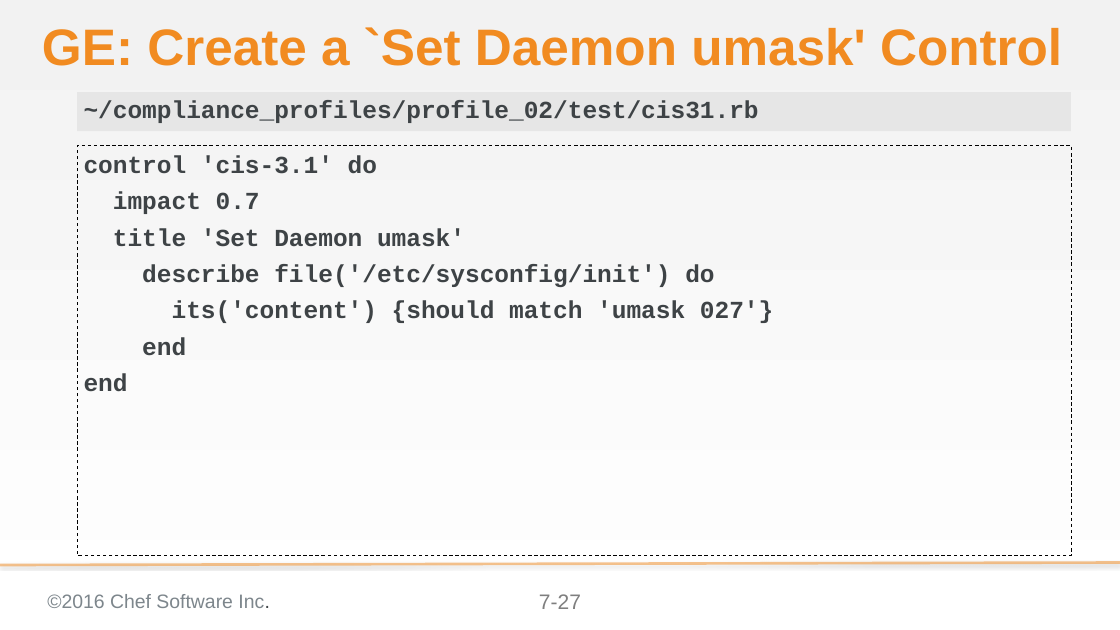
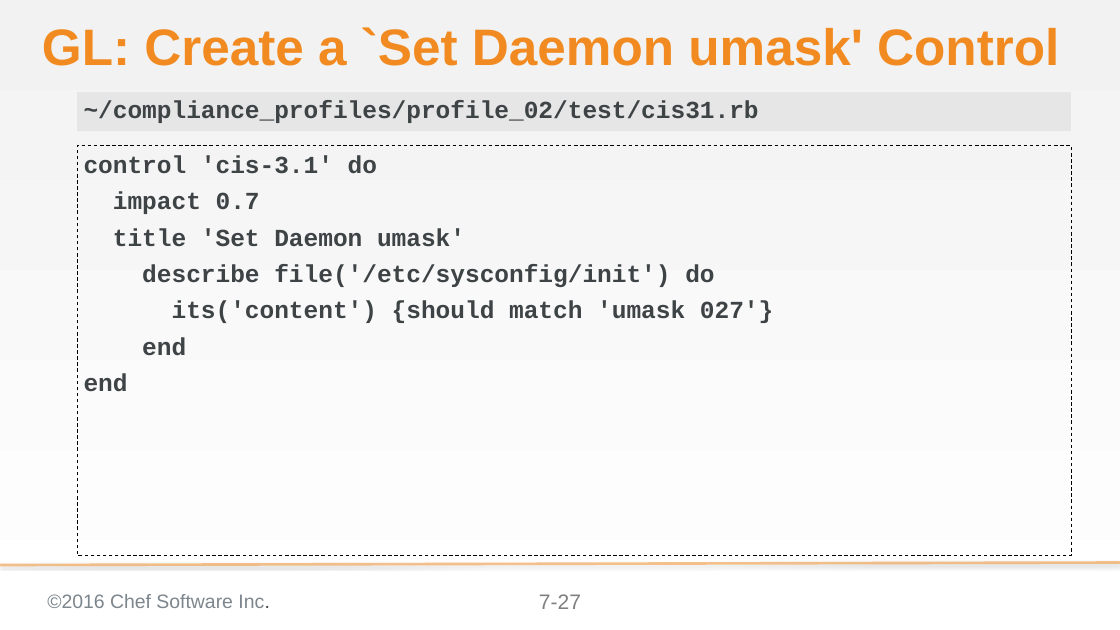
Before and after one commit to bchamby/chef-compliance-installation-configuration-operation, a slide deck: slide 27 of 07-compliance-frameworks-inspec.pptx. Drawn at 1120x630 pixels with LibreOffice and Linux fonts; fonts in the diff are those of the drawing; background and template pictures are left out. Boxes give left, top, right and bottom in pixels: in the first picture for what was removed or moved away, otherwise in the second. Text is boxed around its words. In the diff, an @@ line names an element or a change of style, - is before the commit and + after.

```diff
--- a/07-compliance-frameworks-inspec.pptx
+++ b/07-compliance-frameworks-inspec.pptx
@@ title at bbox=[42, 27, 1059, 66]: text changed @@
-GE: Create a `Set Daemon umask' Control
+GL: Create a `Set Daemon umask' Control
```
Also in this commit, not shown: 33 other slides changed, 2 other files.
